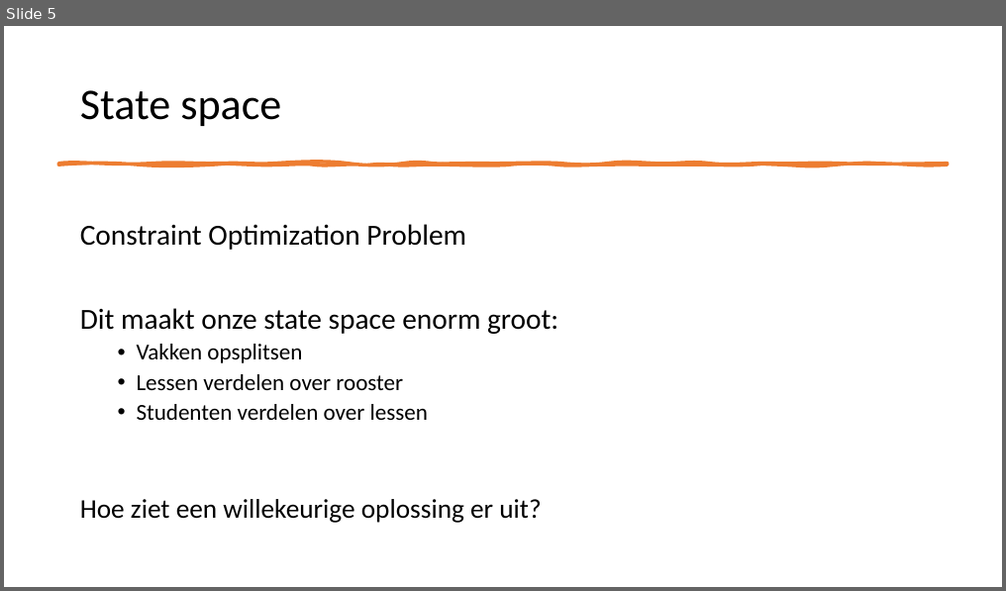
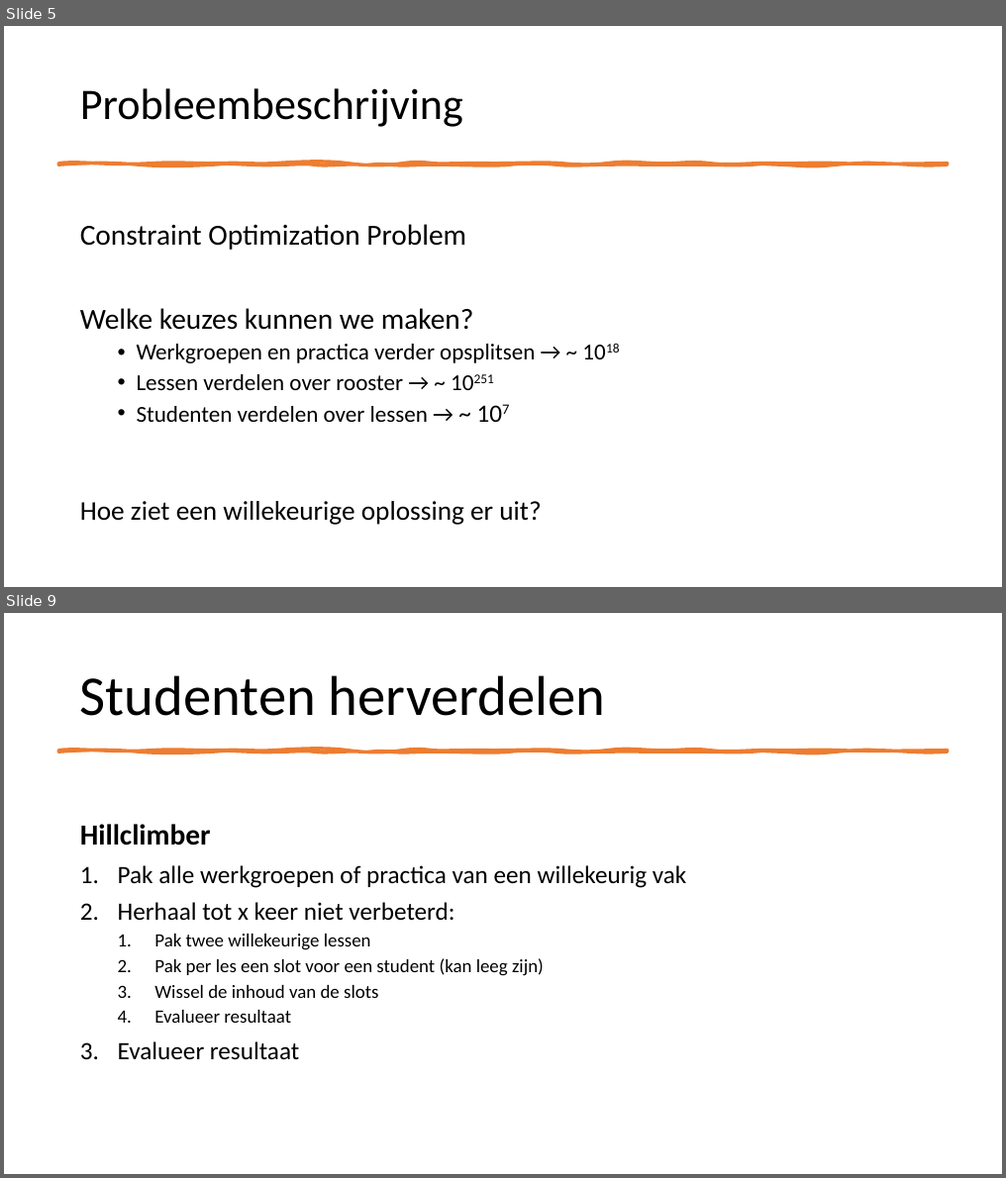
Before and after one commit to NinaAlblasMinorAI/RoosterRulers, a slide deck: doc/Presentatie.pptx. Shown one above the other, each under a label of ours: slide 5 before the commit, slides 5 and 9 after it; the slides between them are not shown. The pictures are 1006x591 and 1006x1178 pixels, drawn with LibreOffice and Linux fonts; fonts in the diff are those of the drawing. Boxes give left, top, right and bottom in pixels: in the first picture for what was removed or moved away, otherwise in the second. Text is boxed around its words. In the diff, an @@ line names an element or a change of style, - is before the commit and + after.

```diff
--- a/doc/Presentatie.pptx
+++ b/doc/Presentatie.pptx
@@ slide 9 added at [4,613,1002,1174], background #FFFFFF @@
@@ title added at [80,675,605,716], 54 pt, text #000000 @@
+Studenten herverdelen
@@ freeform shape added at [58,750,947,752], fill #ED7D31, outline #ED7D31 3.25 pt @@
@@ text added at [80,824,687,1060], 18 pt, text #000000 @@
+Hillclimber
+1. Pak alle werkgroepen of practica van een willekeurig vak
+2. Herhaal tot x keer niet verbeterd:
+  1. Pak twee willekeurige lessen
+  2. Pak per les een slot voor een student (kan leeg zijn)
+  3. Wissel de inhoud van de slots
+  4. Evalueer resultaat
+3. Evalueer resultaat
@@ slide 5 changed as well @@
@@ title at [80,88,463,127]: text changed @@
-State space
+Probleembeschrijving
@@ text at [80,308,535,422]: text changed @@
-Dit maakt onze state space enorm groot:
-  • Vakken opsplitsen
-  • Lessen verdelen over rooster
-  • Studenten verdelen over lessen
+Welke keuzes kunnen we maken?
+  • Werkgroepen en practica verder opsplitsen → ~ 1018
+  • Lessen verdelen over rooster → ~ 10251
+  • Studenten verdelen over lessen → ~ 107
```
Also in this commit, not shown: 10 other slides changed, 10 other slides added, 5 slides removed, 7 other files.
